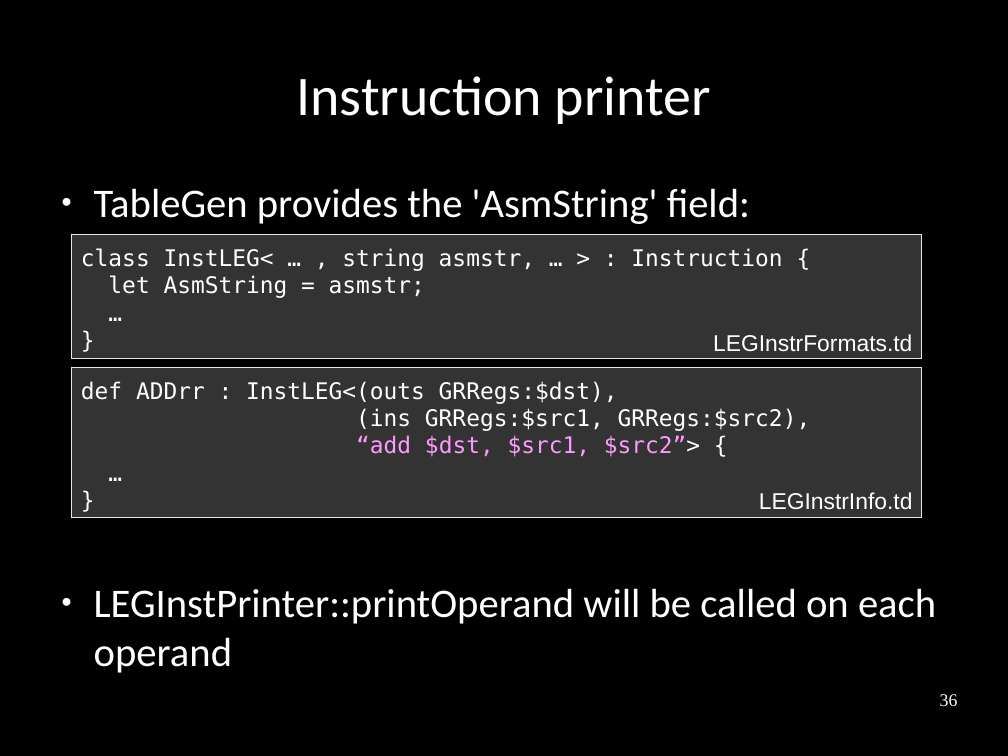
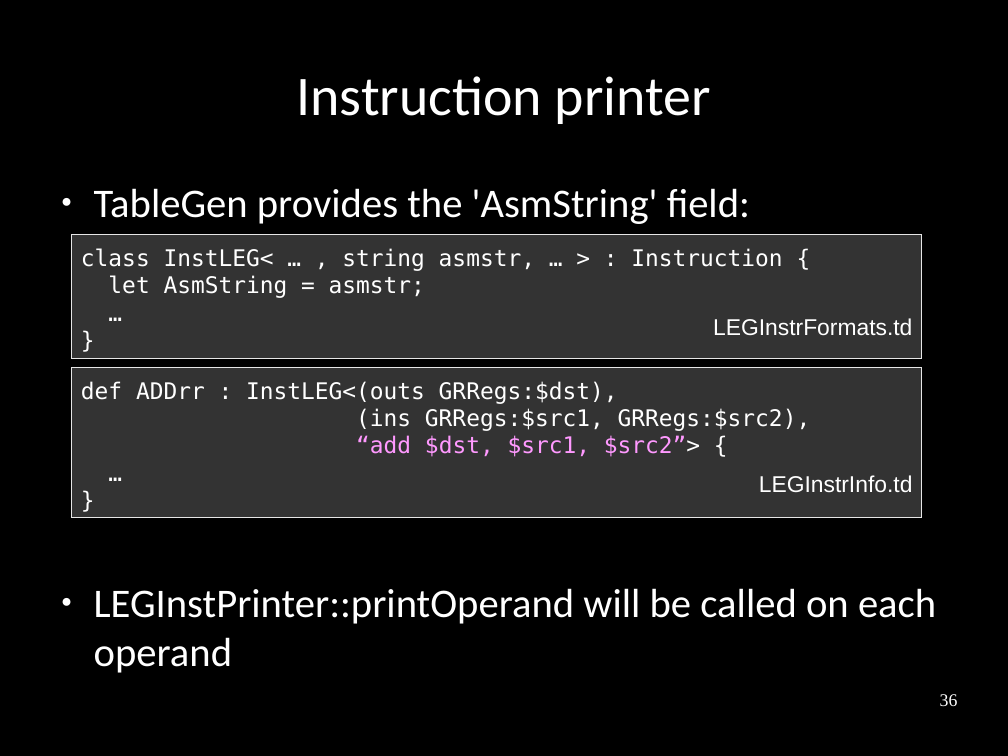
Before and after one commit to frasercrmck/llvm-leg, a slide deck: slide 36 of docs/Codeplay/Slides.odp. Drawn at 1008x756 pixels with LibreOffice and Linux fonts; fonts in the diff are those of the drawing. Boxes give left, top, right and bottom in pixels: in the first picture for what was removed or moved away, otherwise in the second. Text is boxed around its words. In the diff, an @@ line names an element or a change of style, - is before the commit and + after.

Commit message:
Fix layout.

```diff
--- a/docs/Codeplay/Slides.odp
+++ b/docs/Codeplay/Slides.odp
@@ text "LEGInstrFormats.td": place and size @@
-text "LEGInstrFormats.td" at [713,334,912,352]
+text "LEGInstrFormats.td" at [713,318,912,336]
@@ text "LEGInstrInfo.td": place and size @@
-text "LEGInstrInfo.td" at [759,492,913,509]
+text "LEGInstrInfo.td" at [759,475,913,492]
```
Also in this commit, not shown: 24 other slides changed.
